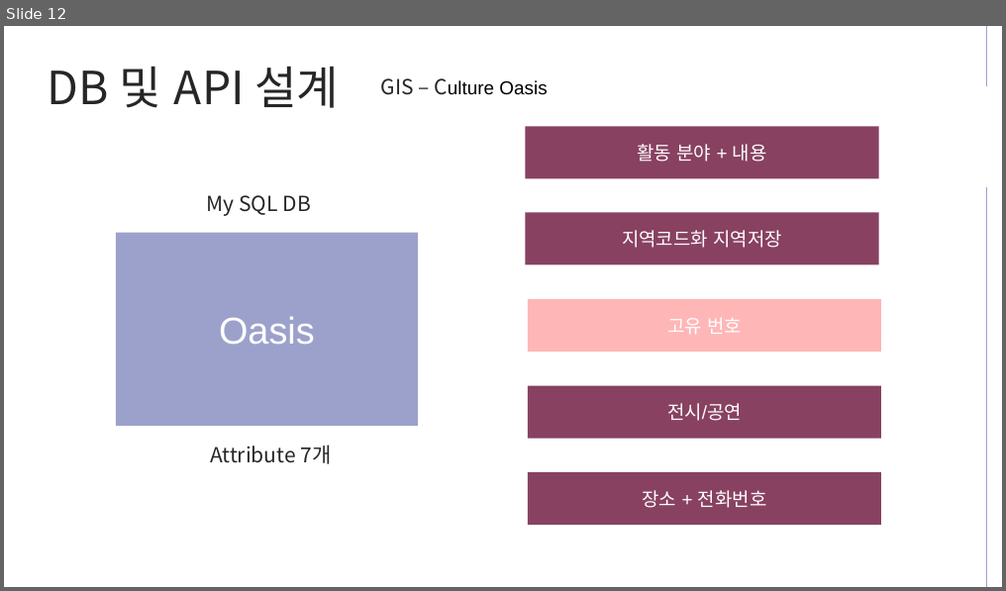
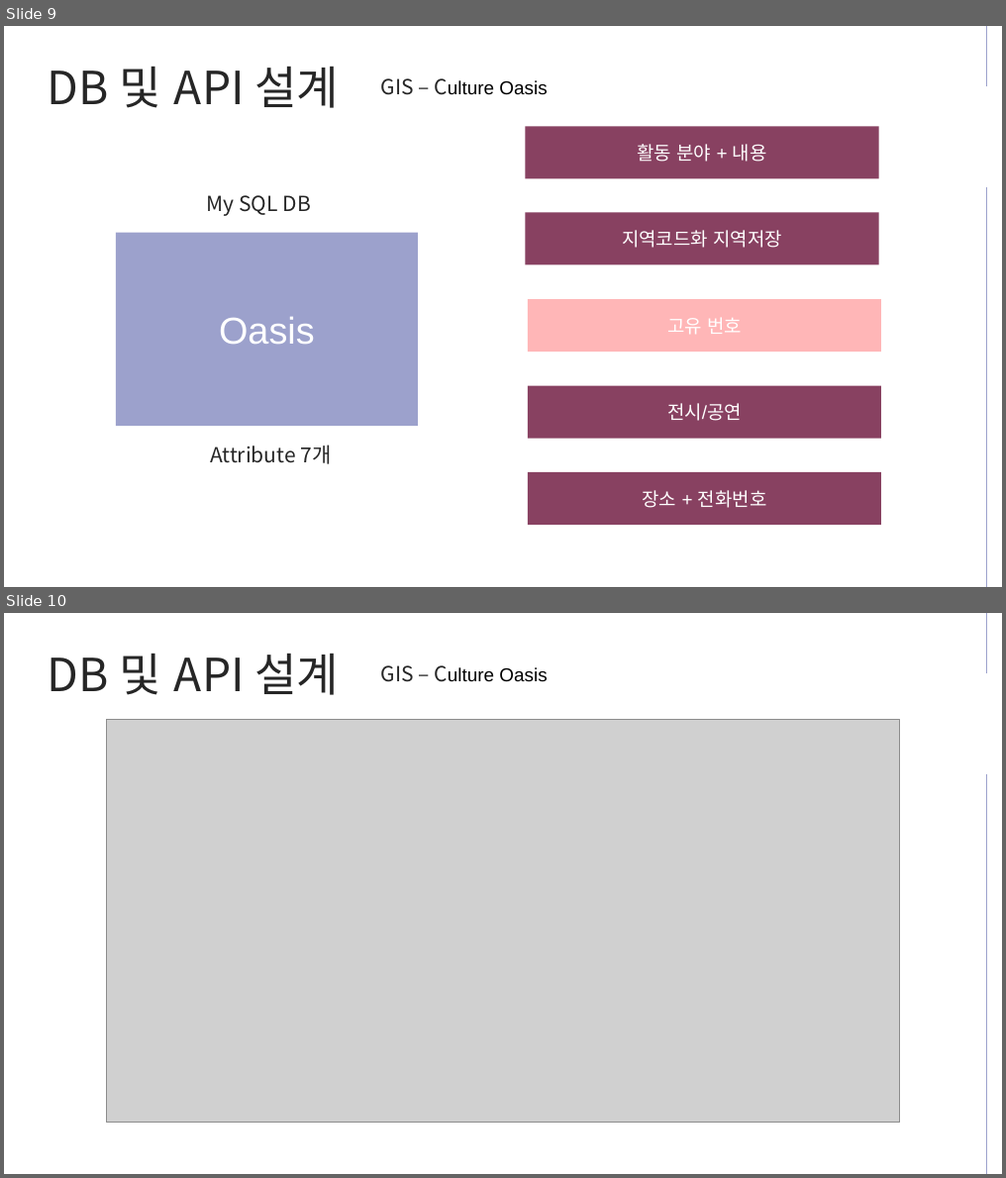
Before and after one commit to mareepark/sw_project, a slide deck: tour_project_03.pptx. Shown one above the other, each under a label of ours: slide 12 before the commit, slides 9 and 10 after it. The pictures are 1006x591 and 1006x1178 pixels, drawn with LibreOffice and Linux fonts; fonts in the diff are those of the drawing; grey boxes stand for pictures. Boxes give left, top, right and bottom in pixels: in the first picture for what was removed or moved away, otherwise in the second. Text is boxed around its words. In the diff, an @@ line names an element or a change of style, - is before the commit and + after.

Commit message:
3rd_week_fix

```diff
--- a/tour_project_03.pptx
+++ b/tour_project_03.pptx
@@ slide 10 added at (x1=4, y1=613, x2=1002, y2=1174), background #FFFFFF @@
@@ line added from (986, 613) to (986, 673), #9CA1CC 0.5 pt @@
@@ text added at (x1=48, y1=653, x2=339, y2=695), 44 pt, text #262626 @@
+DB 및 API 설계
@@ text added at (x1=381, y1=665, x2=547, y2=682), 18 pt, text #000000 @@
+GIS – Culture Oasis
@@ picture added at (x1=106, y1=720, x2=899, y2=1124) @@
@@ line added from (986, 774) to (986, 1174), #9CA1CC 0.5 pt @@
@@ what was slide 12 is now slide 9 @@
```
